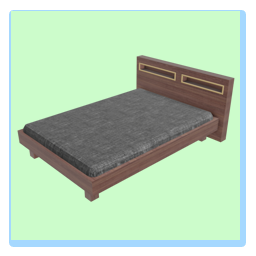
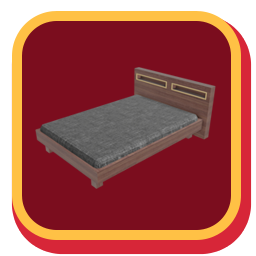
Two versions of the same layered image (256 × 256). Layer-by-layer changes:
painted on "Layer 4" over [17, 55, 235, 202]
removed layer "Rectangle 1" over [11, 11, 240, 240]
added layer "Rounded Rectangle 2" above "Layer 1" over [12, 11, 241, 240]
